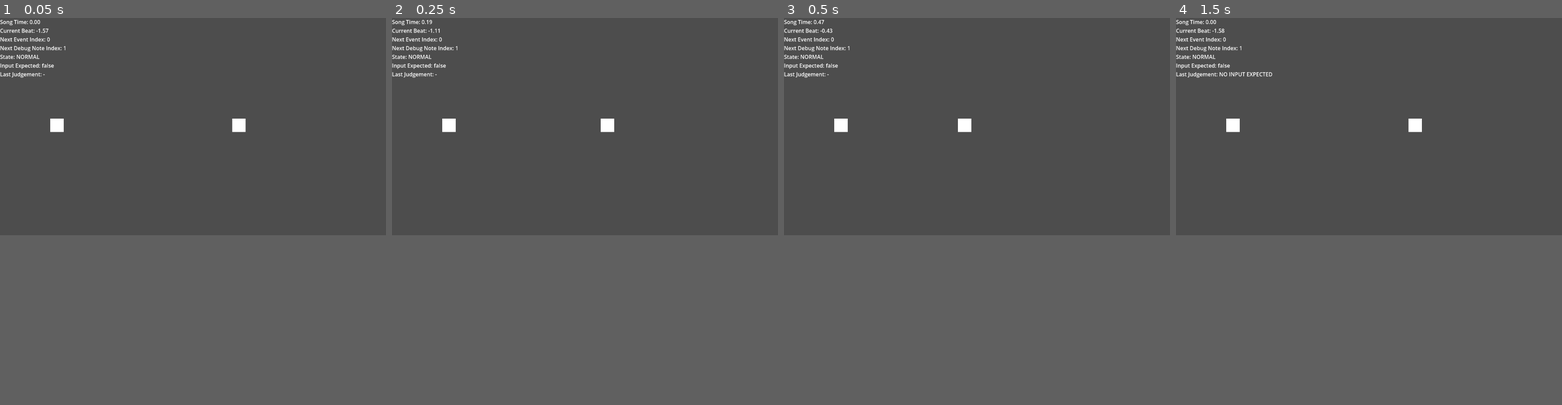
Above: before the commit, frames 1-4 (left to right).
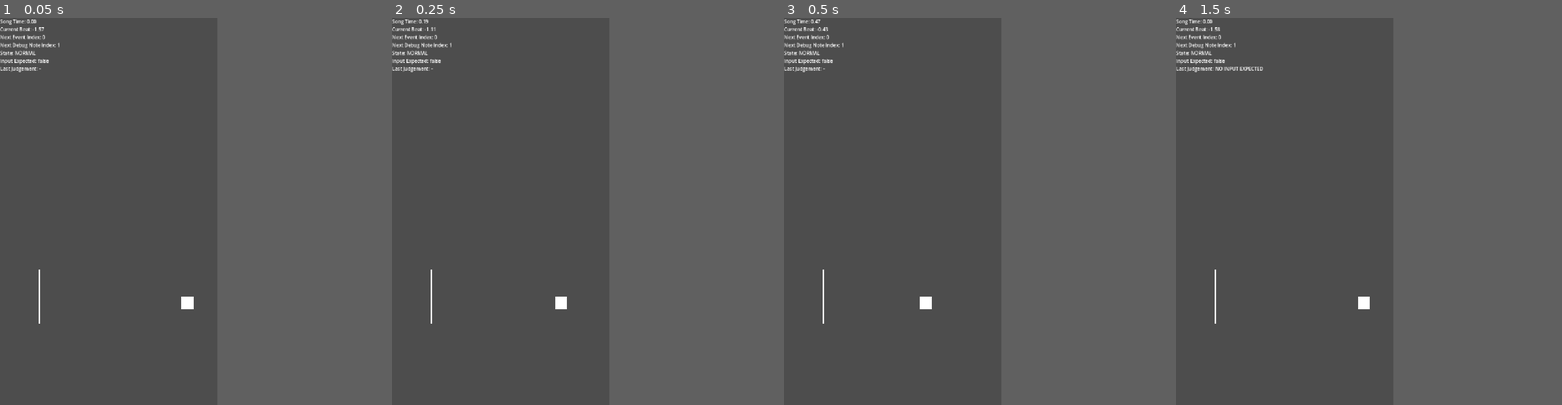
Above: after the commit, the same moments.

Repository: unuse-org/rhythm-cheers
Game: Godot game, scene res://scenes/main.tscn
The game is run twice, just before and just after one commit, with the same random seed, the same clock (stepped at 60 frames per second) and the same inputs. Sound files missing from this copy of the repository are replaced by a short silence.
Inputs:
- Up to frame 1 (0.05 s): no input
- Up to frame 2 (0.25 s): no input
- Up to frame 3 (0.5 s): no input
- Up to frame 4 (1.5 s): hold Space (hit) 0.53-1.28 s; tap Space (hit) at 1.35 s
In our replay, the window is 799x449 before the commit and 450x800 after it. These sizes can differ from the game's own. Grey fills any space a smaller window leaves; there, only what the larger window draws over its background counts as a difference.

The runs differ from the first frame. In frame 1, 1.4% of the frame differs, in the area x 0-64%, y 0-79%; in frame 2, 1.3%; in frame 3, 1.3%; in frame 4, 1.5%.

Commit message:
✨ 画面サイズを16:9に変更

Diff:
--- a/project.godot
+++ b/project.godot
@@ -15,6 +15,12 @@
 config/features=PackedStringArray("4.6", "Forward Plus")
 config/icon="res://icon.svg"
 
+[display]
+
+window/size/viewport_width=720
+window/size/viewport_height=1280
+window/stretch/mode="canvas_items"
+
 [input]
 
 hit={
--- a/scenes/main.tscn
+++ b/scenes/main.tscn
@@ -12,8 +12,8 @@
 stream = ExtResource("2_sugp2")
 
 [node name="JudgeLine" type="ColorRect" parent="." unique_id=1249278990]
-offset_right = 40.0
-offset_bottom = 40.0
+offset_right = 6.0
+offset_bottom = 180.0
 
 [node name="DebugLabel" type="Label" parent="." unique_id=1997613239]
 offset_right = 40.0
--- a/scripts/main.gd
+++ b/scripts/main.gd
@@ -22,9 +22,9 @@
 const MISS_WINDOW: float = 0.2
 
 # デバッグノートの表示位置
-const SPAWN_X: float = 900.0
-const JUDGE_X: float = 150.0
-const NOTE_Y: float = 300.0
+var spawn_x: float = 0.0
+var judge_x: float = 0.0
+var note_y: float = 0.0
 
 
 enum EventType {
@@ -84,6 +84,8 @@
 
 
 func _ready() -> void:
+	set_debug_layout()
+
 	judge_line.visible = show_debug_notes
 	debug_notes.visible = show_debug_notes
 
@@ -302,7 +304,7 @@
 			return
 
 		note.beat = beat
-		note.position = Vector2(SPAWN_X, NOTE_Y)
+		note.position = Vector2(spawn_x, note_y)
 
 		debug_notes.add_child(note)
 		active_notes.append(note)
@@ -324,8 +326,8 @@
 		)
 
 		note.position.x = lerpf(
-			SPAWN_X,
-			JUDGE_X,
+			spawn_x,
+			judge_x,
 			progress
 		)
 
@@ -360,7 +362,17 @@
 
 # 判定ラインの位置を設定する
 func set_judge_line_position() -> void:
-	judge_line.position = Vector2(
-		JUDGE_X,
-		NOTE_Y
-	)
+		var judge_point := Vector2(judge_x, note_y)
+
+		judge_line.size = Vector2(6.0, 180.0)
+		judge_line.position = judge_point - judge_line.size / 2.0
+
+# デバッグ用のレイアウトを設定する
+func set_debug_layout() -> void:
+	var viewport_size: Vector2 = get_viewport_rect().size
+
+	spawn_x = viewport_size.x + 60.0
+	judge_x = viewport_size.x * 0.18
+	note_y = viewport_size.y * 0.72
+
+	set_judge_line_position()
